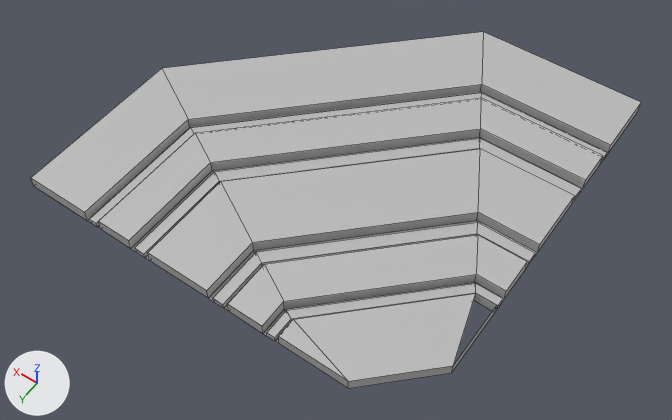
An edit to the FBX model sem_3/Environments/floorCornerRight.fbx, drawn before and after from the same camera.
Rendered twice from a 50 mm lens placed at (-6.23, 2.8, 11.26), pointed at (-0.86, -4.72, -0.55). Arrows for +X, +Y and +Z are at lower left; the lights stay in place. Mesh edges are drawn as thin lines. The same objects are shown in both versions, whatever each file hides. Where no turn or scale is listed for an object, it has been applied to the vertices. Vertices at the same position are counted once.

In view in the first picture: 'floorCornerRight'.
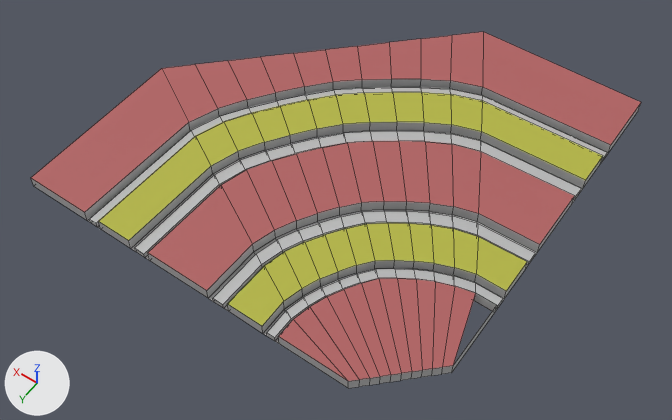
What changed in the scene script:
```text
Add mat_paintedmetal:
    mat_paintedmetal = principled_material('PaintedMetal')
    mat_paintedmetal.base_color = (0.44, 0.121, 0.121)  # brown #b16262
    mat_paintedmetal.roughness = 0.749
Add mat_paintedmetal2:
    mat_paintedmetal2 = principled_material('PaintedMetal2')
    mat_paintedmetal2.base_color = (0.454, 0.463, 0.054)  # yellow #b4b542
    mat_paintedmetal2.roughness = 0.749
Change me_mesh:
    used by ob_floorcornerright; location = (-2.5, -3.5, 0.11)
    remove me_mesh.from_pydata(...)  # 141 vertices, 120 faces; spans x -1.5..5.5, y -5.5..1.5, z -0.1..0.1
    add me_mesh.from_pydata(...)  # 465 vertices, 435 faces; spans x -1.5..5.5, y -5.5..1.5, z -0.1..0.1
    me_mesh part 1: 48 vertices moved from x -0.67..4.34, y -4.34..0.67, z -0.1..0.1 to x -0.69..4.29, y -4.29..0.69, z -0.1..0.1; 324 vertices added at x -1.4..5.1, y -5.1..1.4, z -0.1..0.1
    me_mesh part 2: 5 faces spanning x -1.5..5.5, y -5.5..1.5, z 0.1 switch from mat_lambert1 (grey #bcbcbc) to mat_paintedmetal (brown #b16161)
    me_mesh part 3: 4 faces spanning x -1.5..4.05, y -4.05..1.5, z 0.1 switch from mat_lambert1 (grey #bcbcbc) to mat_paintedmetal2 (yellow #b4b542)
```

Location of each change, (x1, y1, x2, y2) in pixels of the pictures (672 x 420 px):
part 1 of me_mesh, built on
    before: (162, 32, 483, 301)
    after: (162, 32, 483, 388)
part 2 of me_mesh, recoloured (grey to brown)
    both: (31, 32, 641, 381)
part 3 of me_mesh, recoloured (grey to yellow)
    both: (99, 101, 603, 326)
